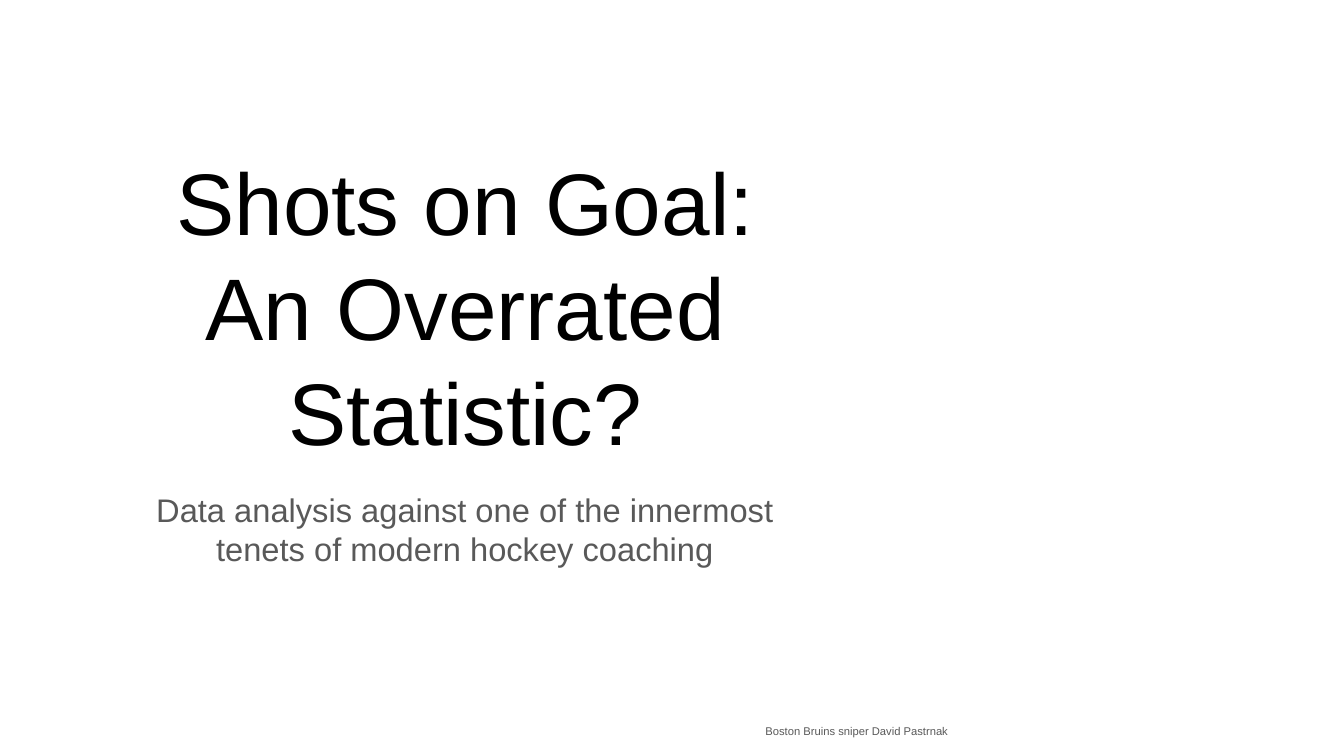
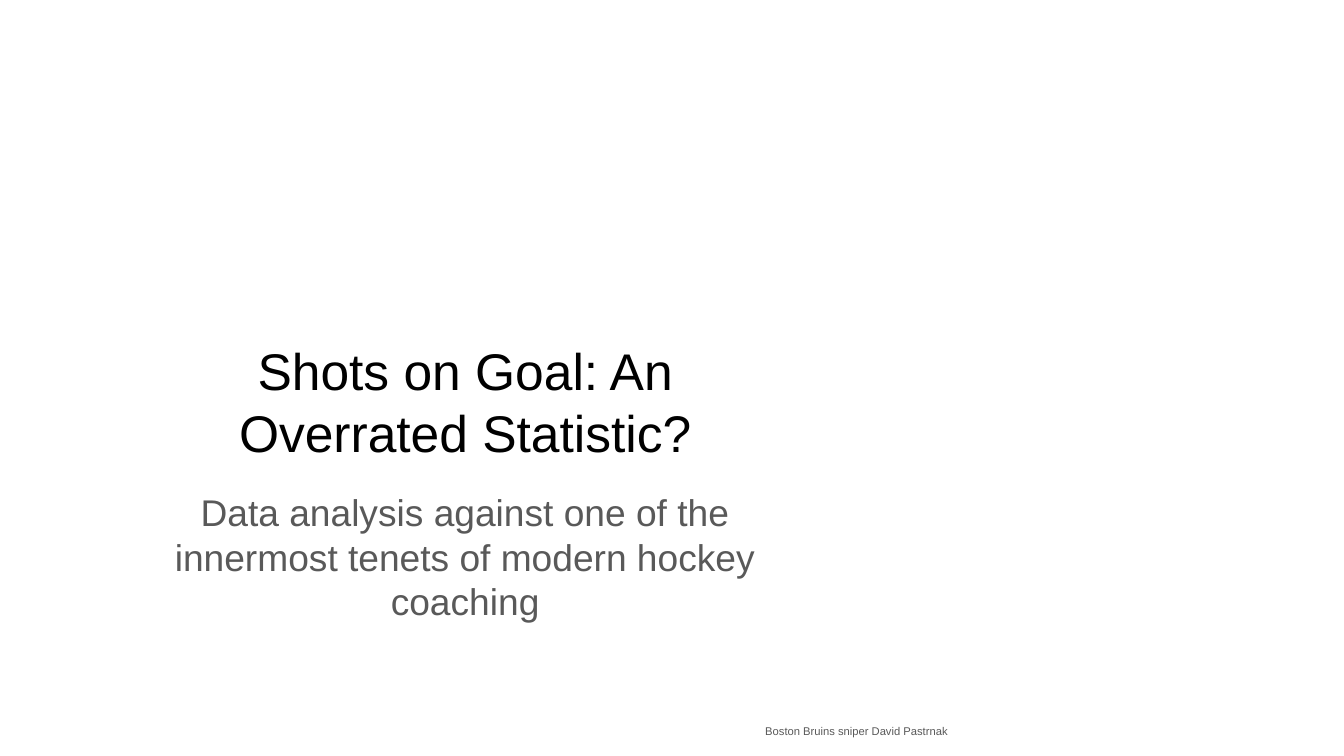
Before and after one commit to rocky-horror/shots-on-goal-data-analysis, a slide deck: slide 1 of PRES.pptx. Drawn at 1344x756 pixels with LibreOffice and Linux fonts; fonts in the diff are those of the drawing; background and template pictures are left out. Boxes give left, top, right and bottom in pixels: in the first picture for what was removed or moved away, otherwise in the second. Text is boxed around its words. In the diff, an @@ line names an element or a change of style, - is before the commit and + after.

```diff
--- a/PRES.pptx
+++ b/PRES.pptx
@@ title "Shots on Goal: An Overrated ..." at (239,352,691,453): size 46.8 to 27.6 pt @@
@@ subtitle "Data analysis against one of ..." at (175,499,755,578): size 17.5 to 19.9 pt @@
```
Also in this commit, not shown: 13 other slides changed, 1 slide added, 2 other files.
